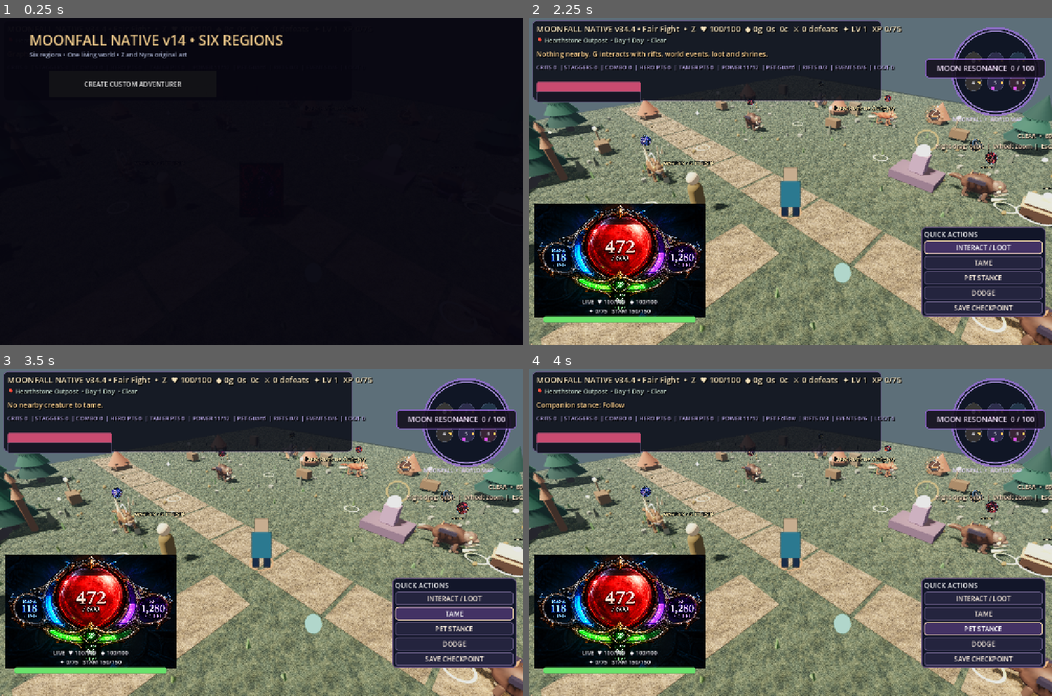
Above: before the commit, frames 1-4 (two rows, left to right).
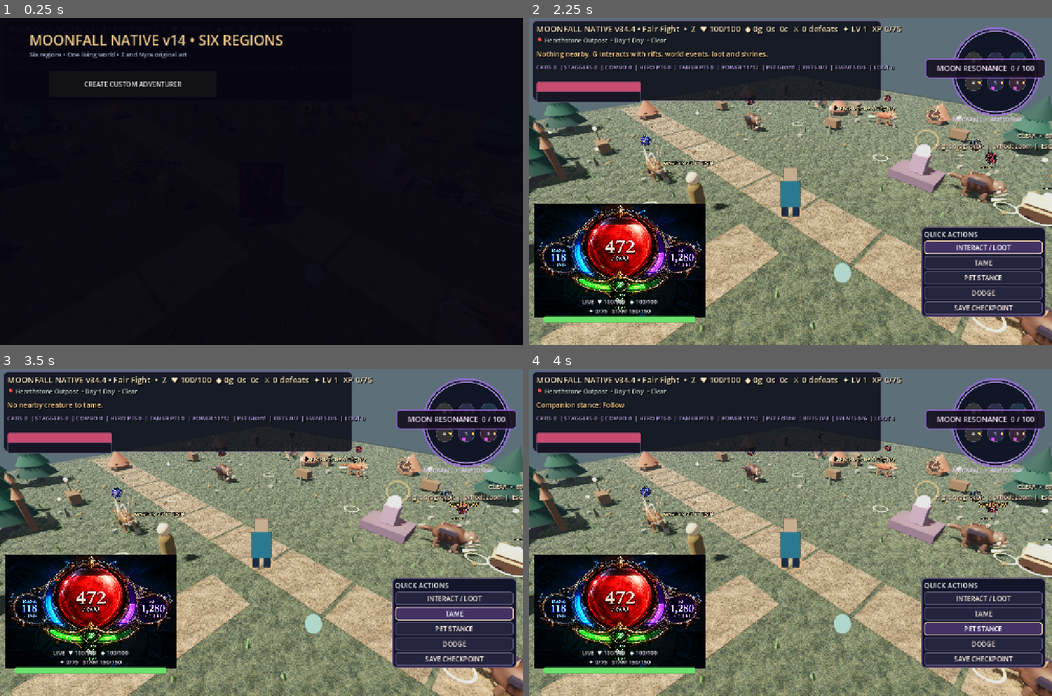
Above: after the commit, the same moments.

Repository: ericgantor-cyber/Moonfall
Game: Godot game, scene res://scenes/main.tscn
The game is run twice, just before and just after one commit, with the same random seed, the same clock (stepped at 60 frames per second) and the same inputs.
Inputs:
- Up to frame 1 (0.25 s): no input
- Up to frame 2 (2.25 s): click "CREATE CUSTOM ADVENTURER" at 0.5 s; click "BEGIN ADVENTURE" at 1.25 s; click "INTERACT / LOOT" at 2 s
- Up to frame 3 (3.5 s): click "TAME" at 2.75 s
- Up to frame 4 (4 s): click "PET STANCE" at 3.5 s

Frames 1-2 are identical in both runs. In frame 3, less than 0.1% of the frame differs, in the area x 86-92%, y 40-43%; in frame 4, less than 0.1%.

Commit message:
Guard gameplay input and reset time-transition state between sessions

Diff:
--- a/godot-v38/scripts/native_v11.gd
+++ b/godot-v38/scripts/native_v11.gd
@@ -1329,6 +1329,7 @@
  rifts_completed=0
  world_clock=480.0
  world_day=1
+ wait_transition_active=false
  wait_open=false
  _set_wait_display()
  weather_name="Clear"
@@ -1468,7 +1469,7 @@
  if not hero_playing or menu_open or wait_transition_active:return
  match event.keycode:
   KEY_P:
-   if not _combat_threat():
+   if not wait_transition_active and not _combat_threat():
     wait_hours=1
     wait_open=true
     _set_wait_display()
@@ -1486,6 +1487,7 @@
  get_viewport().set_input_as_handled()
 
 func _unhandled_input(event: InputEvent) -> void:
+ if wait_transition_active:return
  if wait_open:
   if event is InputEventJoypadButton and event.pressed:
    match event.button_index:
